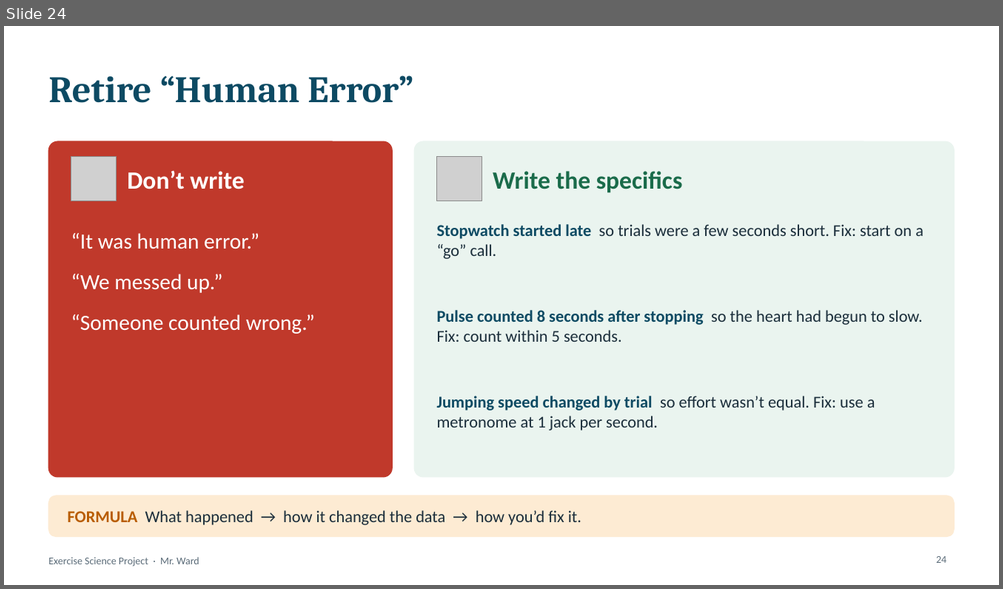
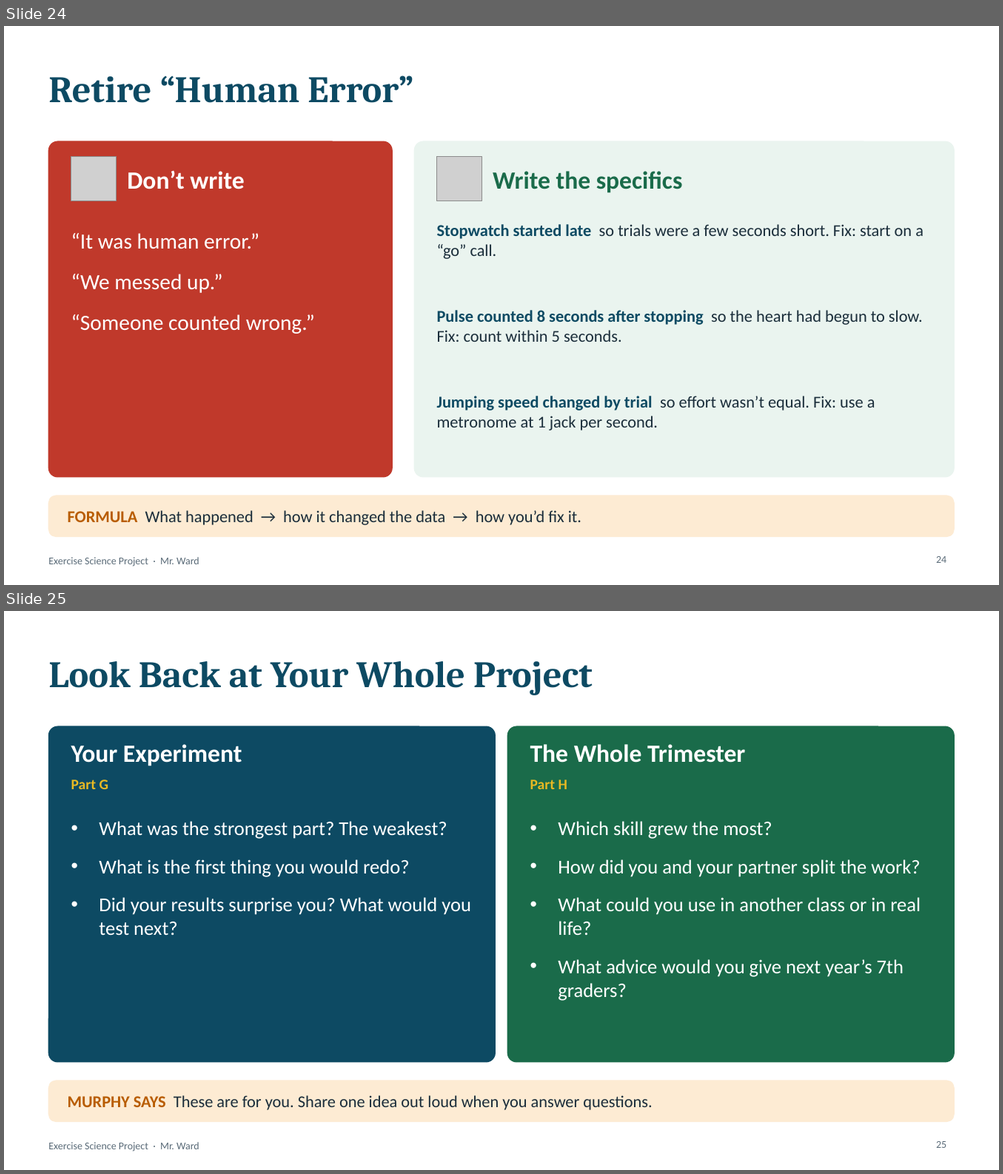
Before and after one commit to rward-prog/tri-1-7thgrade-project, a slide deck: files/Intro_and_Conclusion_Guide.pptx. Shown one above the other, each under a label of ours: slide 24 before the commit, slides 24 and 25 after it. The pictures are 1003x589 and 1003x1174 pixels, drawn with LibreOffice and Linux fonts; fonts in the diff are those of the drawing; grey boxes stand for pictures. Boxes give left, top, right and bottom in pixels: in the first picture for what was removed or moved away, otherwise in the second. Text is boxed around its words. In the diff, an @@ line names an element or a change of style, - is before the commit and + after.

```diff
--- a/files/Intro_and_Conclusion_Guide.pptx
+++ b/files/Intro_and_Conclusion_Guide.pptx
@@ slide 25 added at (4, 611, 999, 1170), background #FFFFFF; not listed: 1 template element that a slide beside it also shows @@
@@ title added at (48, 661, 592, 695), 36 pt, text #0D4A63, bold @@
+Look Back at Your Whole Project
@@ rounded rectangle added at (48, 726, 495, 1062), fill #0D4A63, outline #0D4A63 1 pt @@
@@ rounded rectangle added at (508, 726, 954, 1062), fill #1A6B4A, outline #1A6B4A 1 pt @@
@@ text added at (71, 744, 242, 766), 24 pt, text #FFFFFF, bold @@
+Your Experiment
@@ text added at (530, 744, 745, 763), 24 pt, text #FFFFFF, bold @@
+The Whole Trimester
@@ text added at (71, 780, 108, 789), 14 pt, text #E8B923, bold @@
+Part G
@@ text added at (530, 780, 567, 789), 14 pt, text #E8B923, bold @@
+Part H
@@ text added at (99, 821, 471, 936), 19 pt, text #FFFFFF @@
+• What was the strongest part? The weakest?
+• What is the first thing you would redo?
+• Did your results surprise you? What would you test next?
@@ text added at (558, 821, 920, 1001), 19 pt, text #FFFFFF @@
+• Which skill grew the most?
+• How did you and your partner split the work?
+• What could you use in another class or in real life?
+• What advice would you give next year’s 7th graders?
@@ rounded rectangle added at (48, 1081, 954, 1122), fill #FDEBD3, outline #FDEBD3 1 pt @@
@@ text added at (68, 1096, 652, 1111), 16 pt, text #1A2D3A @@
+MURPHY SAYS These are for you. Share one idea out loud when you answer questions.
@@ page number added at (936, 1142, 946, 1148), 10 pt, text #5A6B78 @@
+25
```
Also in this commit, not shown: 5 slides changed, 4 other slides added, 5 slides removed, 20 other files.
